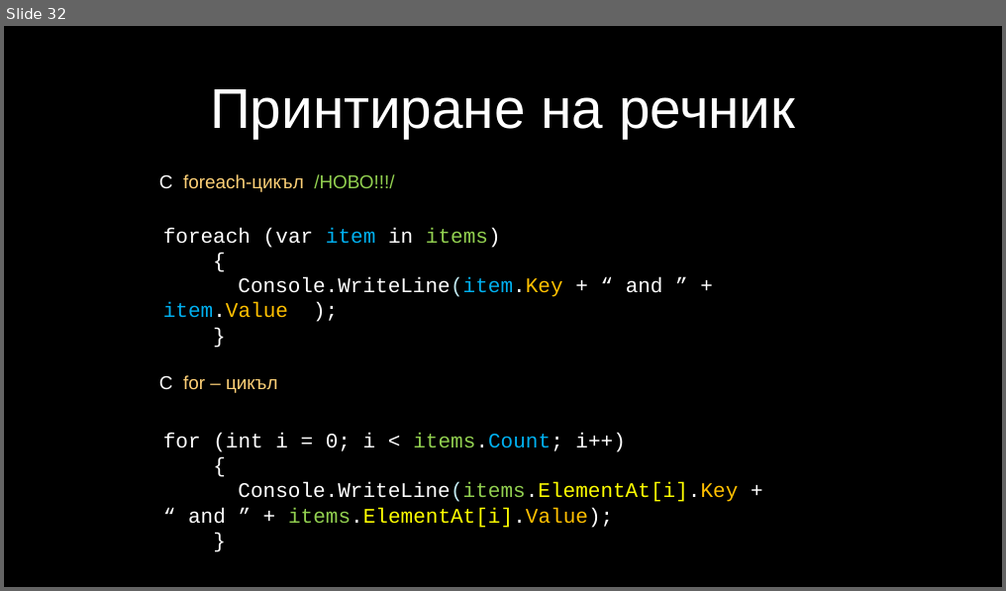
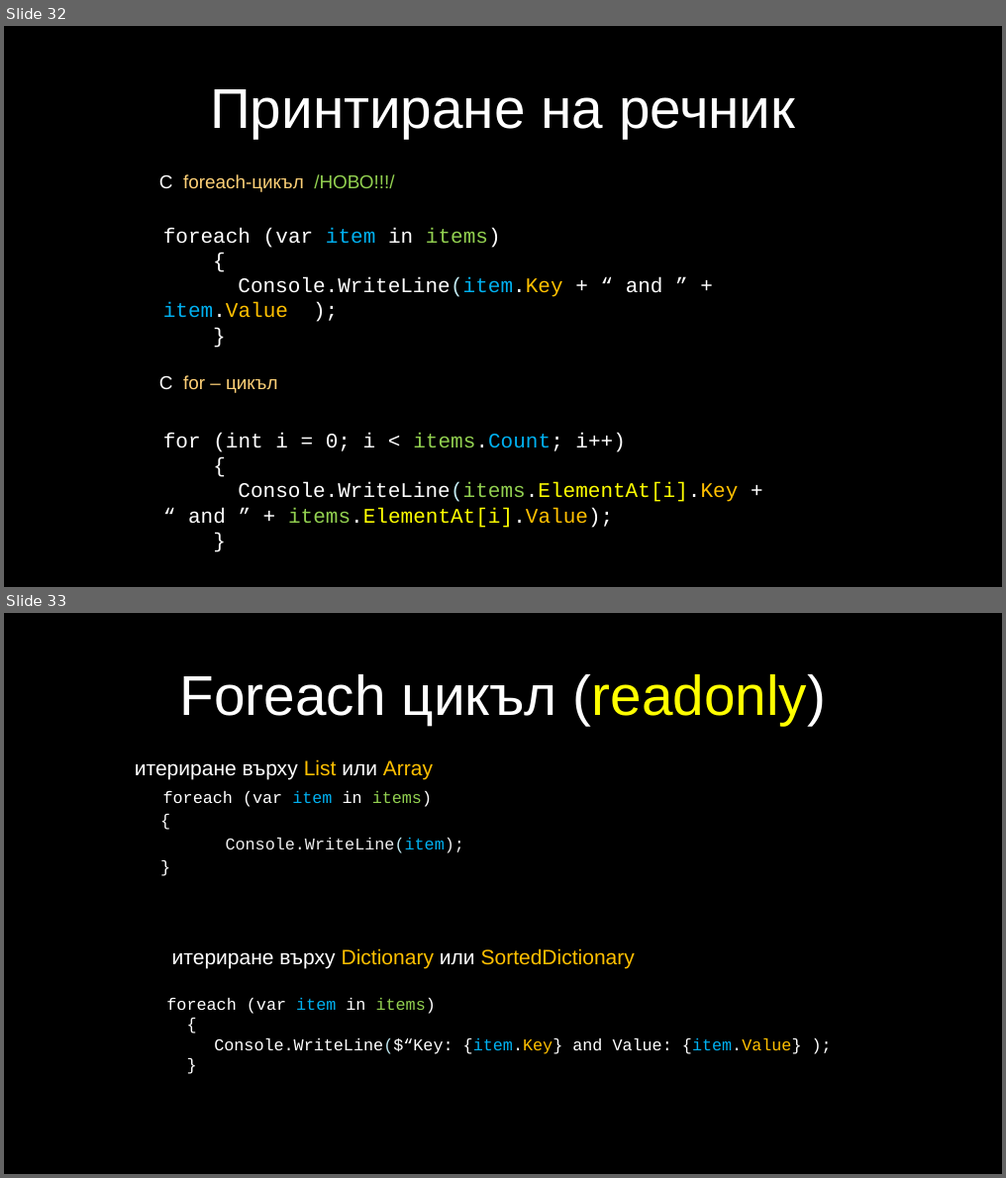
Before and after one commit to velizar92/CSharp-Programming-Presentations, a slide deck: C# Intermediate.pptx. Shown one above the other, each under a label of ours: slide 32 before the commit, slides 32 and 33 after it. The pictures are 1006x591 and 1006x1178 pixels, drawn with LibreOffice and Linux fonts; fonts in the diff are those of the drawing; background and template pictures are left out. Boxes give left, top, right and bottom in pixels: in the first picture for what was removed or moved away, otherwise in the second. Text is boxed around its words. In the diff, an @@ line names an element or a change of style, - is before the commit and + after.

```diff
--- a/C# Intermediate.pptx
+++ b/C# Intermediate.pptx
@@ slide 33 added at box(4, 613, 1002, 1174), background picture (left out) @@
@@ title added at box(180, 674, 826, 725), 54 pt, text #FFFFFF @@
+Foreach цикъл (readonly)
@@ text added at box(135, 760, 433, 779), 20 pt, text #FFFFFF @@
+итериране върху List или Array
@@ text added at box(163, 791, 464, 854), 16 pt, text gradient #BFBFBF to #EDEDED to #FFFFFF @@
+  foreach (var item in items)
+  {
+  Console.WriteLine(item);
+  }
@@ text added at box(166, 949, 802, 1055), 16 pt, text #FFFFFF @@
+  итериране върху Dictionary или SortedDictionary
+  foreach (var item in items)
+  {
+  Console.WriteLine($“Key: {item.Key} and Value: {item.Value} );
+  }
```
Also in this commit, not shown: 4 slides changed.
